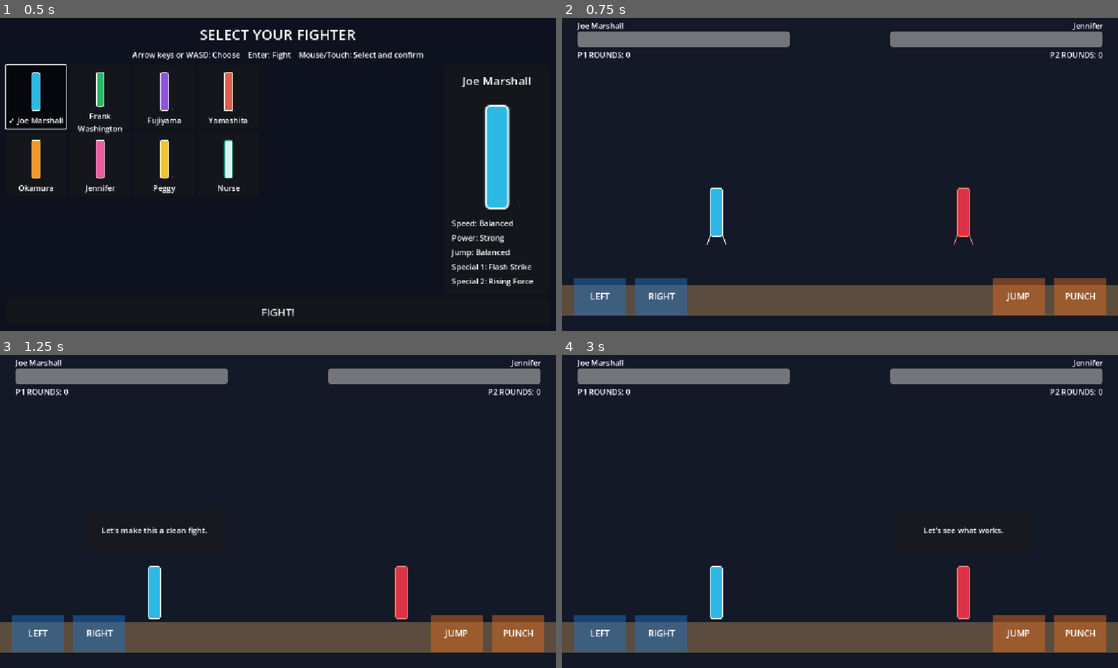
Above: before the commit, frames 1-4 (two rows, left to right).
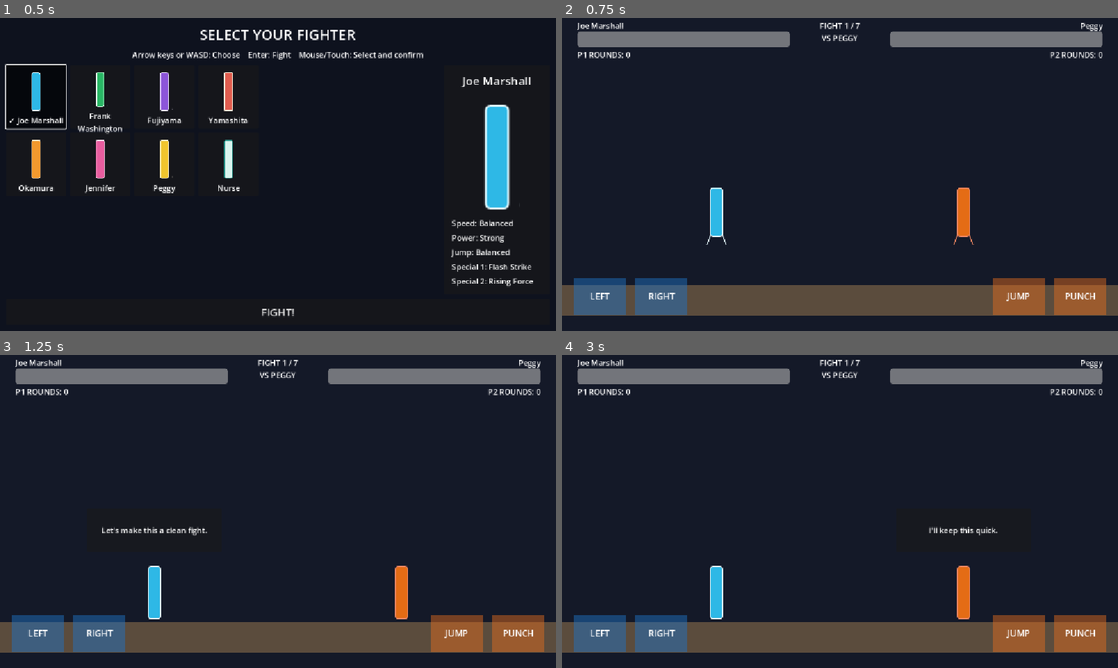
Above: after the commit, the same moments.

Repository: NZach44/Samurai-cop
Game: Godot game, scene res://scenes/ui/character_select.tscn
Same seed, same stepped clock (60 frames per second), same inputs: the game is played once before the commit and once after it.
Inputs:
- Up to frame 1 (0.5 s): no input
- Up to frame 2 (0.75 s): click "FIGHT!" at 0.5 s
- Up to frame 3 (1.25 s): no input
- Up to frame 4 (3 s): tap Enter (ui_accept) at 1.25, 2, 2.75 s; hold D (p1_right) 1.28-2.78 s; tap H (p1_block) at 1.35 s; tap W (p1_jump) at 1.52, 2.27 s; tap S (p1_crouch) at 2.1 s; hold A (p1_left) from 2.78 s (still down); tap G (p1_kick) at 2.85 s

Frame 1 is identical in both runs. In frame 2, 0.5% of the frame differs, in the area x 46-98%, y 1-70%; in frame 3, 0.6%; in frame 4, 0.7%, in the area x 46-98%, y 1-84%.

Commit message:
Add campaign opponent progression

Diff:
--- a/data/fighters/frank_washington.tres
+++ b/data/fighters/frank_washington.tres
@@ -9,6 +9,8 @@
 script = ExtResource("1_character_data")
 character_id = &"frank_washington"
 display_name = "Frank Washington"
+alignment = 0
+campaign_tier = 1
 intro_text = "Ready when you are."
 sprite_frames = ExtResource("4_frames")
 move_speed = 238.0
--- a/data/fighters/fujiyama.tres
+++ b/data/fighters/fujiyama.tres
@@ -9,6 +9,8 @@
 script = ExtResource("1_character_data")
 character_id = &"fujiyama"
 display_name = "Fujiyama"
+alignment = 1
+campaign_tier = 2
 intro_text = "Let's begin the test."
 sprite_frames = ExtResource("4_frames")
 move_speed = 232.0
--- a/data/fighters/jennifer.tres
+++ b/data/fighters/jennifer.tres
@@ -9,6 +9,8 @@
 script = ExtResource("1_character_data")
 character_id = &"jennifer"
 display_name = "Jennifer"
+alignment = 0
+campaign_tier = 1
 intro_text = "Let's see what works."
 sprite_frames = ExtResource("4_frames")
 move_speed = 258.0
--- a/data/fighters/joe_marshall.tres
+++ b/data/fighters/joe_marshall.tres
@@ -9,6 +9,8 @@
 script = ExtResource("1_character_data")
 character_id = &"joe_marshall"
 display_name = "Joe Marshall"
+alignment = 0
+campaign_tier = 2
 intro_text = "Let's make this a clean fight."
 sprite_frames = ExtResource("4_frames")
 move_speed = 240.0
--- a/data/fighters/nurse.tres
+++ b/data/fighters/nurse.tres
@@ -9,6 +9,8 @@
 script = ExtResource("1_character_data")
 character_id = &"nurse"
 display_name = "Nurse"
+alignment = 0
+campaign_tier = 0
 intro_text = "Stay calm and focused."
 sprite_frames = ExtResource("4_frames")
 move_speed = 268.0
--- a/data/fighters/okamura.tres
+++ b/data/fighters/okamura.tres
@@ -9,6 +9,8 @@
 script = ExtResource("1_character_data")
 character_id = &"okamura"
 display_name = "Okamura"
+alignment = 1
+campaign_tier = 0
 intro_text = "Keep your guard ready."
 sprite_frames = ExtResource("4_frames")
 move_speed = 252.0
--- a/data/fighters/peggy.tres
+++ b/data/fighters/peggy.tres
@@ -9,6 +9,8 @@
 script = ExtResource("1_character_data")
 character_id = &"peggy"
 display_name = "Peggy"
+alignment = 0
+campaign_tier = 0
 intro_text = "I'll keep this quick."
 sprite_frames = ExtResource("4_frames")
 move_speed = 264.0
--- a/data/fighters/yamashita.tres
+++ b/data/fighters/yamashita.tres
@@ -9,6 +9,8 @@
 script = ExtResource("1_character_data")
 character_id = &"yamashita"
 display_name = "Yamashita"
+alignment = 1
+campaign_tier = 2
 intro_text = "Show me your best move."
 sprite_frames = ExtResource("4_frames")
 move_speed = 225.0
--- a/scenes/arenas/test_arena.tscn
+++ b/scenes/arenas/test_arena.tscn
@@ -136,6 +136,16 @@
 text = "P2 ROUNDS: 0"
 horizontal_alignment = 2
 
+[node name="CampaignProgressLabel" type="Label" parent="HUD/Controls"]
+layout_mode = 1
+anchors_preset = 10
+anchor_right = 1.0
+offset_top = 4.0
+offset_bottom = 50.0
+grow_horizontal = 2
+text = "FIGHT 1 / 7"
+horizontal_alignment = 1
+
 [node name="WinnerLabel" type="Label" parent="HUD/Controls"]
 visible = false
 layout_mode = 1
--- a/scripts/fighters/character_data.gd
+++ b/scripts/fighters/character_data.gd
@@ -1,8 +1,21 @@
 extends Resource
 class_name CharacterData
 
+enum Alignment {
+	GOOD,
+	BAD,
+}
+
+enum CampaignTier {
+	EARLY,
+	MEDIUM,
+	LATE,
+}
+
 @export var character_id: StringName = &"fighter"
 @export var display_name: String = "Fighter"
+@export var alignment: Alignment = Alignment.GOOD
+@export var campaign_tier: CampaignTier = CampaignTier.EARLY
 @export var intro_text: String = ""
 @export var intro_audio: AudioStream
 @export var sprite_frames: SpriteFrames
--- a/scripts/systems/game_session.gd
+++ b/scripts/systems/game_session.gd
@@ -1,14 +1,78 @@
 extends Node
+
+const CAMPAIGN_LENGTH: int = 7
+const GOOD_FINAL_OPPONENT_ID: StringName = &"yamashita"
+const BAD_FINAL_OPPONENT_ID: StringName = &"joe_marshall"
 
 var selected_player_character: CharacterData
 var selected_cpu_character: CharacterData
+var campaign_opponents: Array[CharacterData] = []
+var current_campaign_index: int = 0
 
 
-func begin_match(player_character: CharacterData, cpu_character: CharacterData) -> void:
+func begin_campaign(player_character: CharacterData, roster: Array[CharacterData]) -> bool:
+	clear_campaign()
+	if player_character == null:
+		return false
+
+	var final_opponent_id: StringName = (
+		GOOD_FINAL_OPPONENT_ID
+		if player_character.alignment == CharacterData.Alignment.GOOD
+		else BAD_FINAL_OPPONENT_ID
+	)
+	var final_opponent: CharacterData
+	var opponents_by_tier: Array = [[], [], []]
+	var opponent_ids: Dictionary = {}
+
+	for character: CharacterData in roster:
+		if character == null or character.character_id == player_character.character_id:
+			continue
+		if opponent_ids.has(character.character_id):
+			push_error("Campaign roster contains duplicate character ID: %s" % character.character_id)
+			return false
+		opponent_ids[character.character_id] = true
+		if character.character_id == final_opponent_id:
+			final_opponent = character
+		else:
+			opponents_by_tier[character.campaign_tier].append(character)
+
+	if final_opponent == null or opponent_ids.size() != CAMPAIGN_LENGTH:
+		push_error("Campaign requires seven unique opponents and a configured final opponent.")
+		return false
+
 	selected_player_character = player_character
-	selected_cpu_character = cpu_character
+	for tier: Array in opponents_by_tier:
+		tier.shuffle()
+		for opponent: CharacterData in tier:
+			campaign_opponents.append(opponent)
+	campaign_opponents.append(final_opponent)
+	current_campaign_index = 0
+	selected_cpu_character = campaign_opponents[0]
+	return campaign_opponents.size() == CAMPAIGN_LENGTH
 
 
-func clear_match() -> void:
+func advance_campaign() -> bool:
+	if current_campaign_index + 1 >= campaign_opponents.size():
+		return false
+	current_campaign_index += 1
+	selected_cpu_character = campaign_opponents[current_campaign_index]
+	return true
+
+
+func is_campaign_active() -> bool:
+	return (
+		selected_player_character != null
+		and selected_cpu_character != null
+		and campaign_opponents.size() == CAMPAIGN_LENGTH
+	)
+
+
+func is_final_fight() -> bool:
+	return is_campaign_active() and current_campaign_index == campaign_opponents.size() - 1
+
+
+func clear_campaign() -> void:
 	selected_player_character = null
 	selected_cpu_character = null
+	campaign_opponents.clear()
+	current_campaign_index = 0
--- a/scripts/systems/round_controller.gd
+++ b/scripts/systems/round_controller.gd
@@ -8,6 +8,7 @@
 }
 
 const ROUNDS_TO_WIN: int = 2
+const ARENA_SCENE: String = "res://scenes/arenas/test_arena.tscn"
 const CHARACTER_SELECT_SCENE: String = "res://scenes/ui/character_select.tscn"
 
 @export var round_message_duration: float = 0.8
@@ -26,6 +27,7 @@
 @onready var fighter_2_name_label: Label = $HUD/Controls/Fighter2Label
 @onready var fighter_1_rounds_label: Label = $HUD/Controls/Fighter1RoundsLabel
 @onready var fighter_2_rounds_label: Label = $HUD/Controls/Fighter2RoundsLabel
+@onready var campaign_progress_label: Label = $HUD/Controls/CampaignProgressLabel
 @onready var winner_label: Label = $HUD/Controls/WinnerLabel
 @onready var special_move_label: Label = $HUD/Controls/SpecialMoveLabel
 @onready var intro_bubble: PanelContainer = $HUD/Controls/IntroBubble
@@ -66,6 +68,7 @@
 	_on_health_changed(fighter_2.current_health, fighter_2.max_health, fighter_2_health_bar)
 	fighter_1_name_label.text = fighter_1.get_display_name()
 	fighter_2_name_label.text = fighter_2.get_display_name()
+	_update_campaign_ui()
 	_update_round_win_ui()
 	_start_round()
 
@@ -192,12 +195,29 @@
 func _finish_match(winner: Fighter, winner_number: int) -> void:
 	match_state = MatchState.MATCH_OVER
 	_set_fighter_controls_enabled(false)
-	winner_label.text = "PLAYER %d WINS THE MATCH" % winner_number
+	var game_session: Node = get_node("/root/GameSession")
+	var player_won: bool = winner == fighter_1
+	var campaign_is_active: bool = game_session.is_campaign_active()
+	var completed_campaign: bool = (
+		campaign_is_active
+		and player_won
+		and game_session.is_final_fight()
+	)
+	if campaign_is_active and not player_won:
+		winner_label.text = "GAME OVER"
+	elif completed_campaign:
+		winner_label.text = "CAMPAIGN COMPLETE"
+	else:
+		winner_label.text = "PLAYER %d WINS THE MATCH" % winner_number
 	winner_label.show()
 	print("MATCH OVER: %s wins the match" % winner.get_display_name())
 
 	await get_tree().create_timer(match_end_delay).timeout
-	get_node("/root/GameSession").clear_match()
+	if campaign_is_active and player_won and not completed_campaign:
+		if game_session.advance_campaign():
+			get_tree().change_scene_to_file(ARENA_SCENE)
+			return
+	game_session.clear_campaign()
 	get_tree().change_scene_to_file(CHARACTER_SELECT_SCENE)
 
 
@@ -216,3 +236,19 @@
 func _update_round_win_ui() -> void:
 	fighter_1_rounds_label.text = "P1 ROUNDS: %d" % fighter_1_round_wins
 	fighter_2_rounds_label.text = "P2 ROUNDS: %d" % fighter_2_round_wins
+
+
+func _update_campaign_ui() -> void:
+	var game_session: Node = get_node("/root/GameSession")
+	if not game_session.is_campaign_active():
+		campaign_progress_label.hide()
+		return
+	campaign_progress_label.show()
+	if game_session.is_final_fight():
+		campaign_progress_label.text = "FINAL FIGHT\n%s" % fighter_2.get_display_name().to_upper()
+	else:
+		campaign_progress_label.text = "FIGHT %d / %d\nVS %s" % [
+			game_session.current_campaign_index + 1,
+			game_session.campaign_opponents.size(),
+			fighter_2.get_display_name().to_upper(),
+		]
--- a/scripts/ui/character_select.gd
+++ b/scripts/ui/character_select.gd
@@ -103,15 +103,11 @@
 	is_transitioning = true
 	confirm_button.disabled = true
 	var game_session: Node = get_node("/root/GameSession")
-	game_session.begin_match(ROSTER[selected_index], _choose_cpu_character(selected_index))
+	if not game_session.begin_campaign(ROSTER[selected_index], ROSTER):
+		is_transitioning = false
+		confirm_button.disabled = false
+		return
 	get_tree().change_scene_to_file(ARENA_SCENE)
-
-
-func _choose_cpu_character(player_index: int) -> CharacterData:
-	var cpu_index: int = randi_range(0, ROSTER.size() - 2)
-	if cpu_index >= player_index:
-		cpu_index += 1
-	return ROSTER[cpu_index]
 
 
 func _get_preview_texture(character: CharacterData) -> Texture2D:
